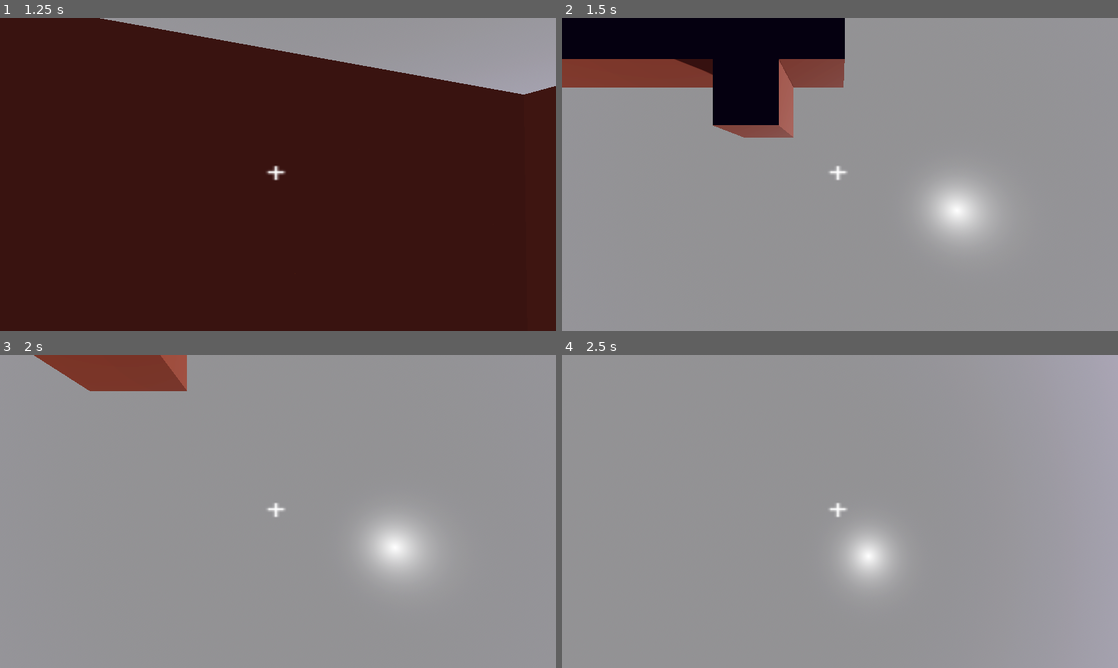
Above: before the commit, frames 1-4 (two rows, left to right).
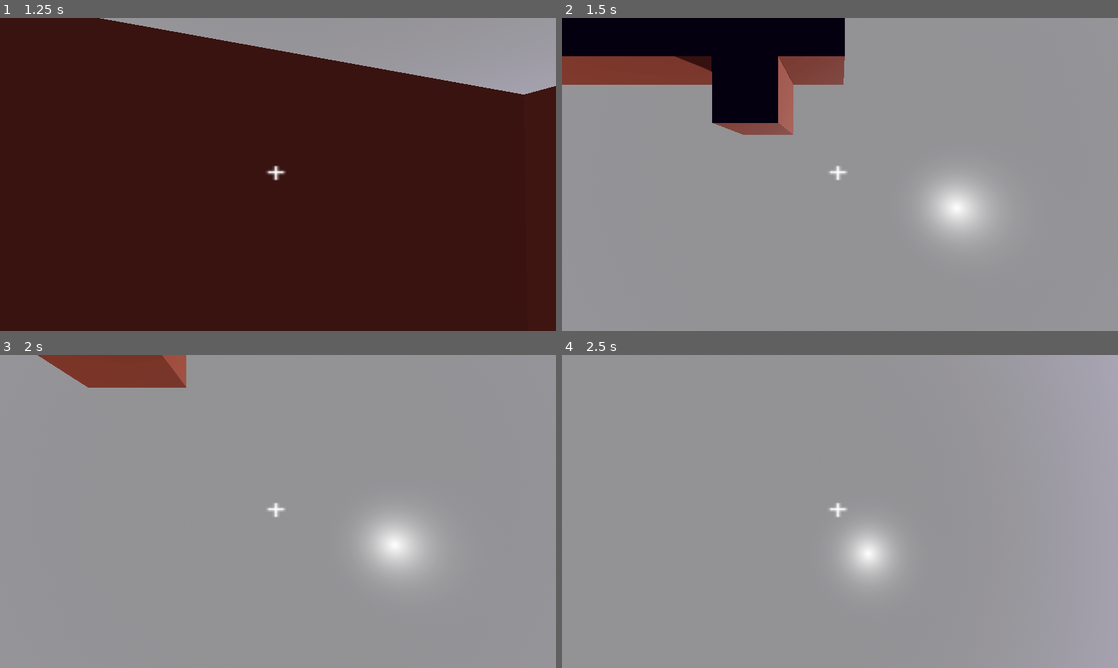
Above: after the commit, the same moments.

Repository: HanSolo626/Wallwalker
Game: Godot game, scene res://scenes/world.tscn
The game is run twice, just before and just after one commit, with the same random seed, the same clock (stepped at 60 frames per second) and the same inputs.
Inputs (mouse positions are in pixels of both pictures, inside the frame that each line leads up to):
- Up to frame 1 (1.25 s): move the mouse to (305, 174) at 0.52 s; hold W (up) from 0.53 s (still down); click (305, 174) at 0.6 s; tap Space (jump) at 0.77 s
- Up to frame 2 (1.5 s): keep holding W (up); move the mouse to (812, 174) at 1.27 s; click (812, 174) at 1.35 s
- Up to frame 3 (2 s): keep holding W (up); tap Space (jump) at 1.52 s
- Up to frame 4 (2.5 s): keep holding W (up); move the mouse to (851, 505) at 2.02 s; right-click (851, 505) at 2.1 s; click (851, 505) at 2.3 s

Frame 1 is identical in both runs. In frame 2, 1.0% of the frame differs, in the area x 0-51%, y 12-39%; in frame 3, 0.3%; in frame 4, less than 0.1%.

Commit message:
fixed bug where you could lash onto surface already lashed to

Diff:
--- a/scripts/player.gd
+++ b/scripts/player.gd
@@ -17,8 +17,11 @@
 
 
 func change_rotation(x, y ,z):
-	transform.basis = Basis()
-	camera_3d.transform.basis = Basis()
+	#transform.basis = Basis()
+	#camera_3d.transform.basis = Basis()
+	rotation.x = 0
+	rotation.y = 0
+	rotation.z = 0
 	rotate_x(deg_to_rad(x))
 	rotate_y(deg_to_rad(y))
 	rotate_z(deg_to_rad(z))
@@ -38,37 +41,37 @@
 	# x = 0
 	# y = 1
 	# z = 2
-	if block.x - face.x < 0:
+	if block.x - face.x < 0 and (current_pull != 0 or positive != false):
 		print("left")
 		current_pull = 0
 		positive = false
 		change_rotation(0, 0, -90)
 
-	elif block.x - face.x > 0:
+	elif block.x - face.x > 0 and (current_pull != 0 or positive != true):
 		print("right")
 		current_pull = 0
 		positive = true
 		change_rotation(0, 0, 90)
 
-	elif block.y - face.y < 0:
+	elif block.y - face.y < 0 and (current_pull != 1 or positive != false):
 		print("down")
 		current_pull = 1
 		positive = false
 		change_rotation(0, 0, 0)
 
-	elif block.y - face.y > 0:
+	elif block.y - face.y > 0 and (current_pull != 1 or positive != true):
 		print("up")
 		current_pull = 1
 		positive = true
 		change_rotation(180, 0, 0)
 
-	elif block.z - face.z < 0:
+	elif block.z - face.z < 0 and (current_pull != 2 or positive != false):
 		print("backward")
 		current_pull = 2
 		positive = false
 		change_rotation(90, 0, 0)
 
-	elif block.z - face.z > 0:
+	elif block.z - face.z > 0 and (current_pull != 2 or positive != true):
 		print("forward")
 		current_pull = 2
 		positive = true
Not shown, changed: .DS_Store
